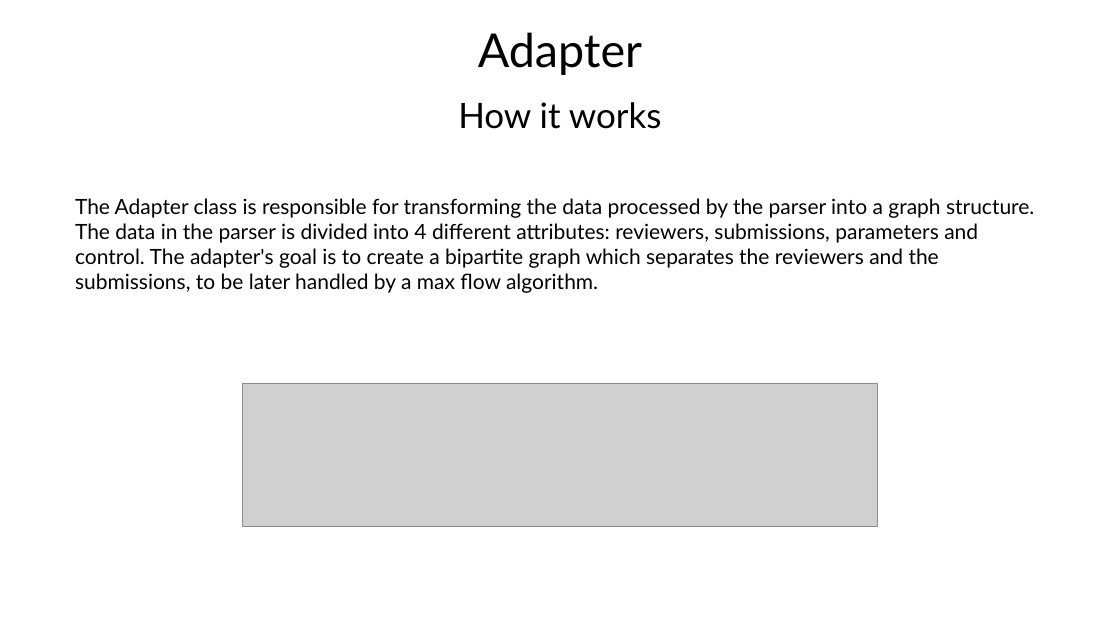
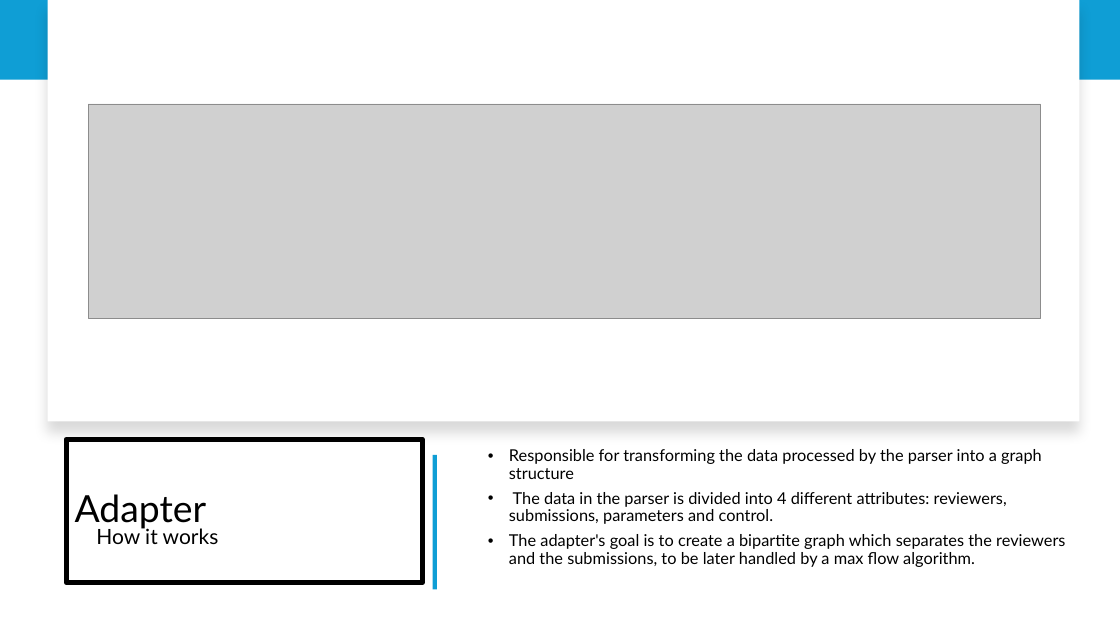
Before and after one commit to Tiago-Su/DA-s-project-1, a slide deck: slide 16 of Presentation.pptx (slide 12 before the commit). Drawn at 1120x630 pixels with LibreOffice and Linux fonts; fonts in the diff are those of the drawing; grey boxes stand for pictures. Boxes give left, top, right and bottom in pixels: in the first picture for what was removed or moved away, otherwise in the second. Text is boxed around its words. In the diff, an @@ line names an element or a change of style, - is before the commit and + after.

```diff
--- a/Presentation.pptx
+++ b/Presentation.pptx
@@ rectangle added at [0, 0, 1120, 80], fill #0F9ED5 @@
@@ rectangle added at [48, 0, 1080, 422], fill #FFFFFF @@
@@ title removed at [478, 32, 642, 75] @@
-Adapter
@@ picture: place and size @@
-picture at [243, 384, 878, 527]
+picture at [88, 104, 1041, 318]
@@ title added at [66, 439, 423, 582], outline #000000 4.5 pt, 32 pt, text #000000 @@
+Adapter
@@ text "Responsible for transforming the data ..." at [509, 449, 1065, 567]: vertical alignment top to middle @@
@@ text at [509, 449, 1065, 567]: text changed; size 18 to 14 pt @@
-The Adapter class is responsible for transforming the data processed by the parser into a graph structure. The data in the parser is divided into 4 different attributes: reviewers, submissions, parameters and control. The adapter's goal is to create a bipartite graph which separates the reviewers and the submissions, to be later handled by a max flow algorithm.
+• Responsible for transforming the data processed by the parser into a graph structure
+• The data in the parser is divided into 4 different attributes: reviewers, submissions, parameters and control.
+• The adapter's goal is to create a bipartite graph which separates the reviewers and the submissions, to be later handled by a max flow algorithm.
@@ rectangle added at [433, 455, 437, 589], fill #0F9ED5 @@
@@ text "How it works": place and size @@
-text "How it works" at [458, 102, 662, 129]
+text "How it works" at [96, 528, 219, 544]
@@ text "How it works" at [96, 528, 219, 544]: size 30 to 18 pt; alignment centre to left; line spacing 0.9 to 1; less space between paragraphs @@
```
Also in this commit, not shown: 26 other slides changed, 7 slides added.
